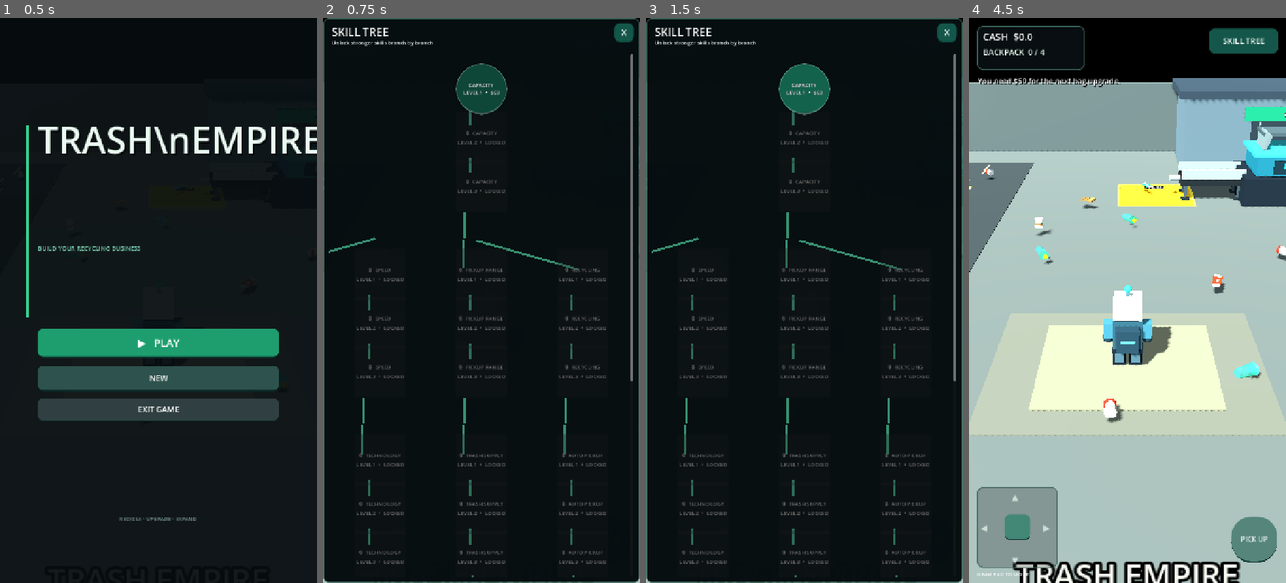
Above: before the commit, frames 1-4 (left to right).
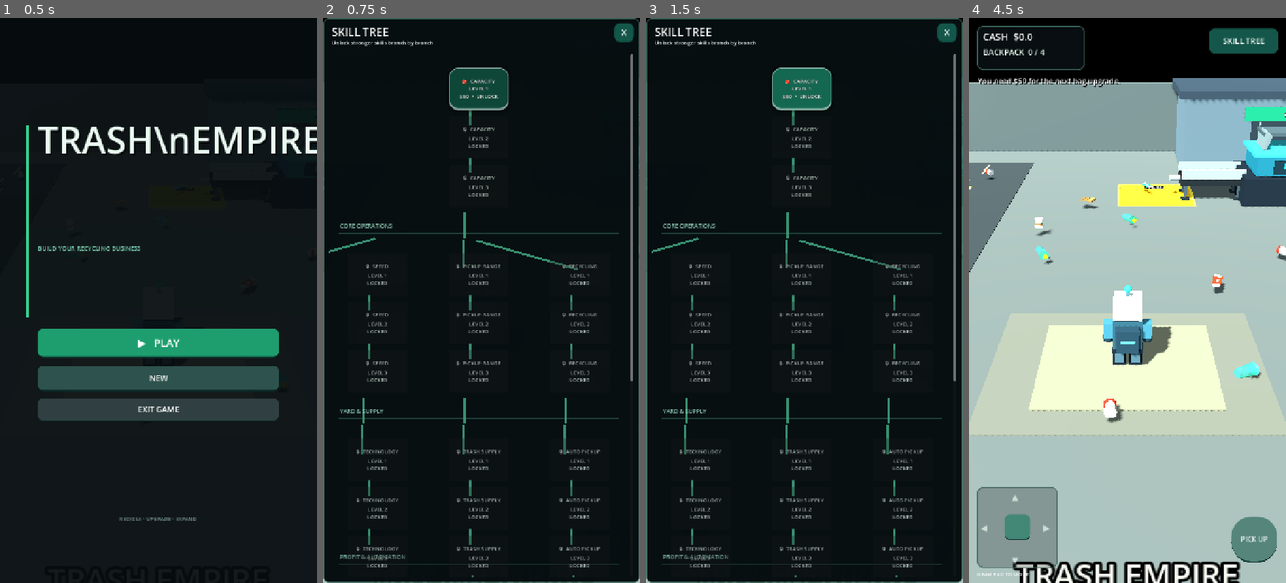
Above: after the commit, the same moments.

Repository: zekainstabot/trash-empire
Game: Godot game, scene res://Scenes/Main.tscn
Two runs of this game, one before a commit and one after it. Both use one fixed random seed, a clock stepped at 60 frames per second and the inputs below.
Inputs:
- Up to frame 1 (0.5 s): no input
- Up to frame 2 (0.75 s): click "▶ PLAY" at 0.5 s
- Up to frame 3 (1.5 s): click "CAPACITY LEVEL 1 • $50" (after the commit: "🎒 CAPACITY LEVEL 1 $50 • UNLO…") at 1.25 s
- Up to frame 4 (4.5 s): click "CAPACITY LEVEL 1 • $50" (after the commit: "🎒 CAPACITY LEVEL 1 $50 • UNLO…") at 2 s; click "PICK UP" at 2.75 s; click "SKILL TREE" at 3.5 s; click "X" at 4.25 s

Frame 1 is identical in both runs. In frame 2, 5.4% of the frame differs, in the area x 4-94%, y 8-98%; in frame 3, 5.4%; in frame 4, nothing differs.

Commit message:
Redesign skill tree with polished upgrade cards

Diff:
--- a/Scripts/main.gd
+++ b/Scripts/main.gd
@@ -808,16 +808,34 @@
 	_add_skill_connection(parent, Vector2(570, 1480), Vector2(340, 1535))
 	_add_skill_connection(parent, Vector2(340, 1611), Vector2(340, 1645))
 	_add_skill_connection(parent, Vector2(340, 1721), Vector2(340, 1755))
+	# Subtle section dividers make the long mobile tree easier to scan.
+	for section in [
+		{"y":405.0,"title":"CORE OPERATIONS"},
+		{"y":825.0,"title":"YARD & SUPPLY"},
+		{"y":1155.0,"title":"PROFIT & AUTOMATION"},
+		{"y":1505.0,"title":"ADVANCED SYSTEMS"}
+	]:
+		var divider := ColorRect.new()
+		divider.position = Vector2(22, float(section.y))
+		divider.size = Vector2(636, 2)
+		divider.color = Color(0.30, 0.63, 0.52, 0.32)
+		parent.add_child(divider)
+		var heading := Label.new()
+		heading.text = String(section.title)
+		heading.position = Vector2(24, float(section.y) - 25.0)
+		heading.add_theme_font_size_override("font_size", 13)
+		heading.add_theme_color_override("font_color", Color(0.55, 0.78, 0.70))
+		parent.add_child(heading)
 	for node in nodes:
 		var button := Button.new()
-		# Circular skill nodes, arranged as connected paths rather than rectangular menu cards.
-		button.position = Vector2(float(node.x) + 38.0, float(node.y) - 14.0)
-		button.size = Vector2(116, 116)
-		button.custom_minimum_size = Vector2(116, 116)
+		# Premium compact skill cards, centered precisely on their connection paths.
+		button.position = Vector2(float(node.x) + 22.0, float(node.y) - 4.0)
+		button.size = Vector2(136, 96)
+		button.custom_minimum_size = Vector2(136, 96)
 		button.add_theme_font_size_override("font_size", 12)
-		button.add_theme_constant_override("h_separation", 2)
-		button.add_theme_color_override("font_color", Color(0.94, 0.98, 0.96))
+		button.add_theme_color_override("font_color", Color(0.95, 0.98, 0.96))
 		button.add_theme_color_override("font_hover_color", Color.WHITE)
+		button.add_theme_color_override("font_disabled_color", Color(0.68, 0.74, 0.72))
 		button.add_theme_constant_override("outline_size", 1)
 		button.focus_mode = Control.FOCUS_NONE
 		button.pressed.connect(_purchase_skill_node.bind(String(node.branch), int(node.level)))
@@ -839,24 +857,39 @@
 		"drones": return Color(0.65, 0.78, 0.30)
 	return Color(0.25, 0.45, 0.42)
 
+func _skill_icon(branch: String) -> String:
+	match branch:
+		"capacity": return "🎒"
+		"speed": return "⚡"
+		"range": return "🧤"
+		"unload": return "♻"
+		"technology": return "⚙"
+		"value": return "💰"
+		"supply": return "🗑"
+		"auto": return "🧲"
+		"luck": return "🍀"
+		"magnet_power": return "🧲"
+		"drones": return "🚁"
+	return "◆"
+
 func _skill_node_style(color: Color, locked := false) -> StyleBoxFlat:
 	var style := StyleBoxFlat.new()
 	style.bg_color = color
-	style.corner_radius_top_left = 58
-	style.corner_radius_top_right = 58
-	style.corner_radius_bottom_left = 58
-	style.corner_radius_bottom_right = 58
+	style.corner_radius_top_left = 20
+	style.corner_radius_top_right = 20
+	style.corner_radius_bottom_left = 20
+	style.corner_radius_bottom_right = 20
 	style.border_width_left = 2
 	style.border_width_right = 2
 	style.border_width_top = 2
-	style.border_width_bottom = 4
-	style.border_color = color.lightened(0.28) if not locked else Color(0.22, 0.27, 0.28)
-	style.shadow_color = Color(0, 0, 0, 0.28)
-	style.shadow_size = 5
-	style.content_margin_left = 8
-	style.content_margin_right = 8
-	style.content_margin_top = 8
-	style.content_margin_bottom = 10
+	style.border_width_bottom = 5
+	style.border_color = color.lightened(0.48) if not locked else Color(0.20, 0.27, 0.28)
+	style.shadow_color = Color(0, 0, 0, 0.42)
+	style.shadow_size = 8
+	style.content_margin_left = 7
+	style.content_margin_right = 7
+	style.content_margin_top = 7
+	style.content_margin_bottom = 9
 	return style
 
 func _add_skill_connection(parent: Control, from_point: Vector2, to_point: Vector2) -> void:
@@ -925,23 +958,24 @@
 		var owned := current >= level
 		var button := node.button as Button
 		var accent := _skill_branch_color(branch)
+		var icon := _skill_icon(branch)
 		if owned:
-			button.text = "✓  %s\nLEVEL %d  •  UNLOCKED" % [node.title, level]
+			button.text = "%s  %s\nLEVEL %d\n✓  INSTALLED" % [icon, node.title, level]
 			button.disabled = true
-			button.add_theme_stylebox_override("normal", _skill_node_style(Color(0.055, 0.25, 0.20)))
-			button.add_theme_stylebox_override("hover", _skill_node_style(Color(0.07, 0.30, 0.23)))
+			button.add_theme_stylebox_override("normal", _skill_node_style(Color(0.055, 0.29, 0.22)))
+			button.add_theme_stylebox_override("hover", _skill_node_style(Color(0.07, 0.35, 0.26)))
 		elif available:
 			var base_cost: int = int({"capacity":50,"speed":75,"unload":100,"range":125,"technology":150,"value":225,"supply":175,"auto":250,"luck":300,"magnet_power":325,"drones":400}.get(branch, 50))
 			var price_level := level
-			button.text = "%s\nLEVEL %d  •  $%d" % [node.title, level, _upgrade_cost(base_cost, price_level)]
+			button.text = "%s  %s\nLEVEL %d\n$%d  •  UNLOCK" % [icon, node.title, level, _upgrade_cost(base_cost, price_level)]
 			button.disabled = false
 			button.add_theme_stylebox_override("normal", _skill_node_style(accent.darkened(0.55)))
-			button.add_theme_stylebox_override("hover", _skill_node_style(accent.darkened(0.38)))
+			button.add_theme_stylebox_override("hover", _skill_node_style(accent.darkened(0.35)))
 			button.add_theme_stylebox_override("pressed", _skill_node_style(accent.darkened(0.68)))
 		else:
-			button.text = "🔒  %s\nLEVEL %d  •  LOCKED" % [node.title, level]
+			button.text = "🔒  %s\nLEVEL %d\nLOCKED" % [node.title, level]
 			button.disabled = true
-			button.add_theme_stylebox_override("normal", _skill_node_style(Color(0.09, 0.12, 0.13), true))
+			button.add_theme_stylebox_override("normal", _skill_node_style(Color(0.075, 0.095, 0.105), true))
 
 func _input(event: InputEvent) -> void:
 	if main_menu_open:
